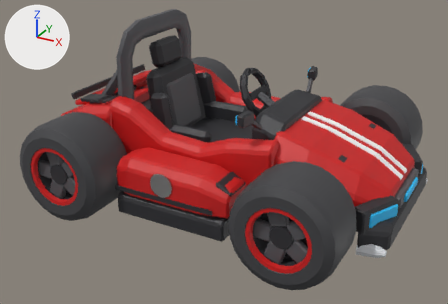
One commit to the glTF model scripts/blender/scripted-models/out/hero-kart-scripted.glb: the scene before it, then after it.
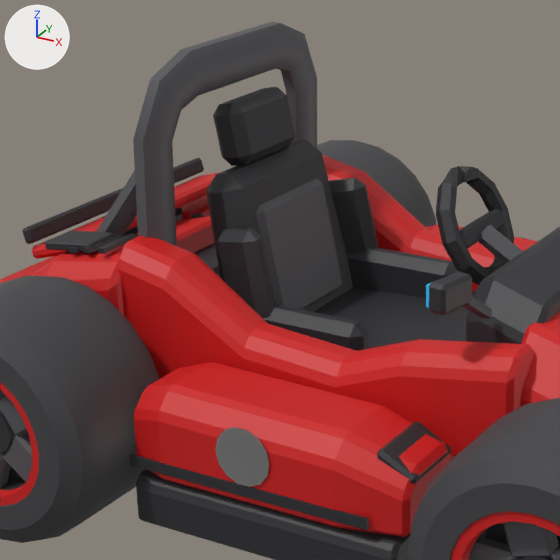
Old and new are each drawn whole from a 50 mm camera at (0.769, -1.524, 0.878) aimed at (-0.031, -0.069, 0.151) and again close up on the part from 14% to 65% of the width and 0% to 75% of the height. Lighting does not change. The marker at upper left points along +X, +Y and +Z. The last two pictures show the newer version. Where no turn or scale is listed for an object, it has been applied to the vertices. Vertices at exactly the same position are counted once.

The first close-up shows 'kart_body', 'wheel_front_r', 'wheel_rear_l', 'wheel_rear_r'.
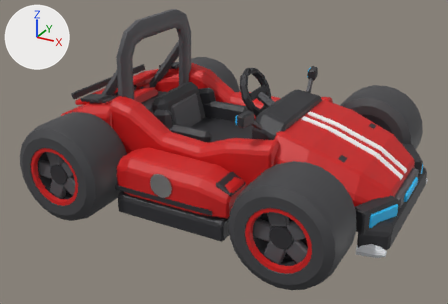
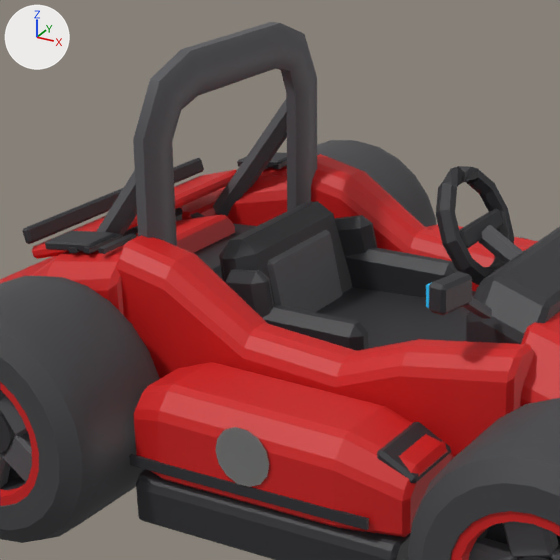
Changed parts and their boxes (x1, y1, x2, y2) in the close-ups (560 x 560 px):
part 1 of me_kart_body, rebuilt
    before: (329, 178, 379, 254)
    after: (334, 215, 378, 256)
part 2 of me_kart_body, rebuilt
    before: (218, 228, 274, 319)
    after: (225, 269, 274, 318)
part 3 of me_kart_body, rebuilt
    before: (206, 140, 353, 312)
    after: (219, 201, 352, 304)
part 4 of me_kart_body, rebuilt
    before: (256, 178, 342, 310)
    after: (267, 230, 342, 312)
part 5 of me_kart_body, deleted
    before: (213, 87, 295, 166)

The change, as a list of edits to the scene's bpy script:
```text
Change me_kart_body:
    used by ob_kart_body; location = (0.0, 0.0, 0.0)
    remove me_kart_body.from_pydata(...)  # 2288 vertices, 4212 faces; spans x -0.502..0.5, y -0.352..0.352, z 0.035..0.512
    add me_kart_body.from_pydata(...)  # 2264 vertices, 4168 faces; spans x -0.502..0.5, y -0.352..0.352, z 0.035..0.512
    me_kart_body part 1: the loose piece of 24 vertices spanning x -0.251..-0.159, y 0.095..0.141, z 0.162..0.318 is rebuilt with 24 vertices and now spans x -0.242..-0.158, y 0.096..0.14, z 0.152..0.268
    me_kart_body part 2: the loose piece of 24 vertices spanning x -0.251..-0.159, y -0.141..-0.095, z 0.162..0.318 is rebuilt with 24 vertices and now spans x -0.242..-0.158, y -0.14..-0.096, z 0.152..0.268
    me_kart_body part 3: the loose piece of 24 vertices spanning x -0.281..-0.189, y -0.123..0.123, z 0.14..0.37 is rebuilt with 24 vertices and now spans x -0.266..-0.19, y -0.123..0.123, z 0.14..0.29
    me_kart_body part 4: the loose piece of 24 vertices spanning x -0.233..-0.187, y -0.075..0.075, z 0.181..0.329 is rebuilt with 24 vertices and now spans x -0.223..-0.187, y -0.075..0.075, z 0.166..0.264
    me_kart_body part 5: the loose piece of 24 vertices spanning x -0.295..-0.241, y -0.06..0.06, z 0.366..0.444 is deleted
```
